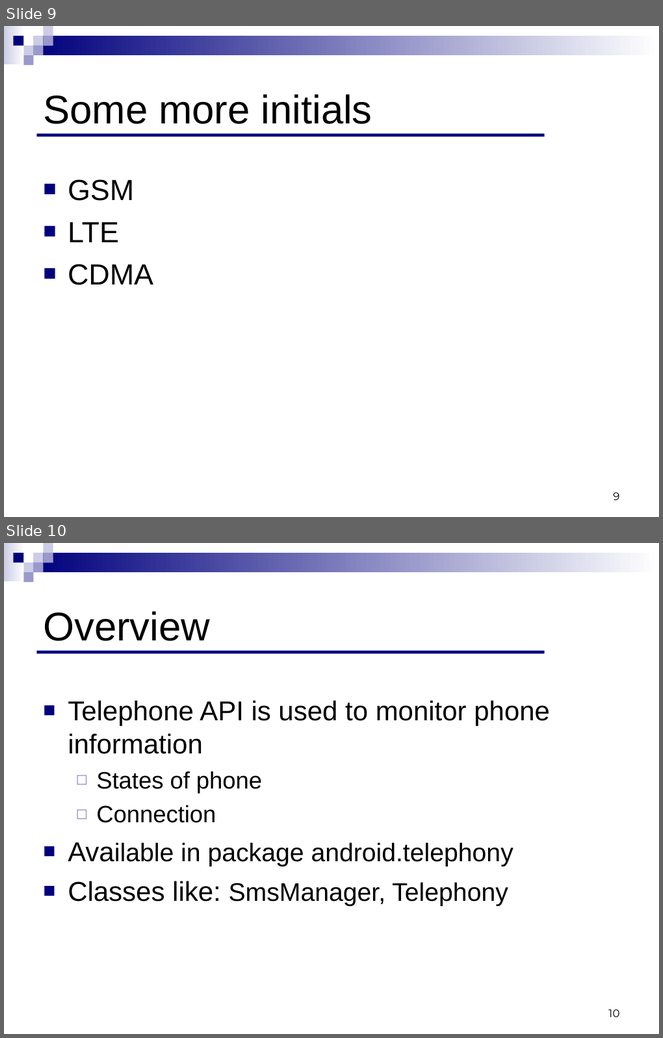
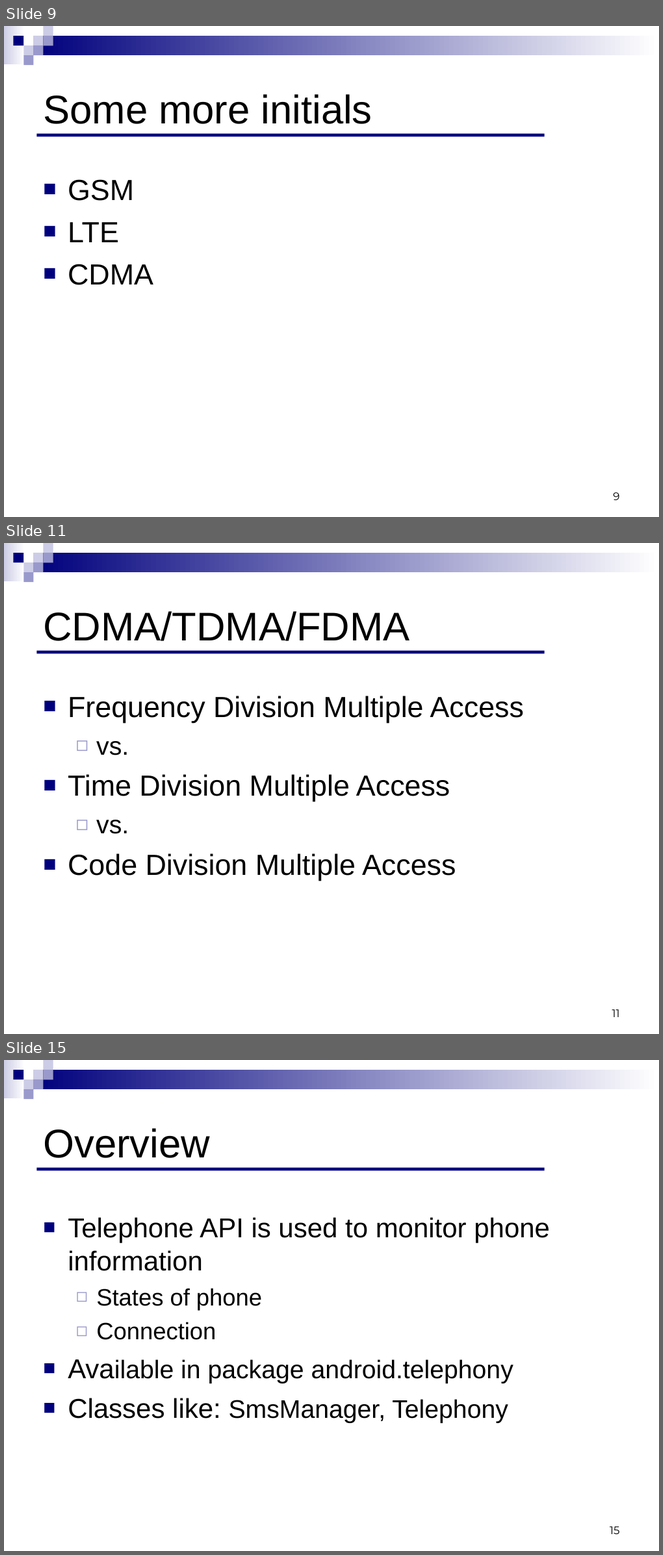
Before and after one commit to ndavidor/SmsTelephony, a slide deck: Telephony&SMS.ppt. Shown one above the other, each under a label of ours: slides 9 and 10 before the commit, slides 9, 11 and 15 after it; the slides between them are not shown. The pictures are 663x1038 and 663x1555 pixels, drawn with LibreOffice and Linux fonts; fonts in the diff are those of the drawing. Boxes give left, top, right and bottom in pixels: in the first picture for what was removed or moved away, otherwise in the second. Text is boxed around its words. In the diff, an @@ line names an element or a change of style, - is before the commit and + after.

```diff
--- a/Telephony&SMS.ppt
+++ b/Telephony&SMS.ppt
@@ slide 11 added at [4, 543, 659, 1034], background #FFFFFF; not listed: 9 template elements that a slide beside it also shows @@
@@ title added at [43, 611, 410, 641], 44 pt, text #000000 @@
+CDMA/TDMA/FDMA
@@ line added from (36, 652) to (545, 652), #00007D 3.49 pt @@
@@ text added at [68, 696, 524, 881], 32 pt, text #000000 @@
+■ Frequency Division Multiple Access
+  ◻ vs.
+■ Time Division Multiple Access
+  ◻ vs.
+■ Code Division Multiple Access
@@ page number added at [612, 1010, 620, 1017], 12 pt, text #000000 @@
+11
@@ what was slide 10 is now slide 15 @@
@@ page number at [610, 1527, 620, 1534]: text changed @@
-10
+15
```
Also in this commit, not shown: 4 other slides added.
